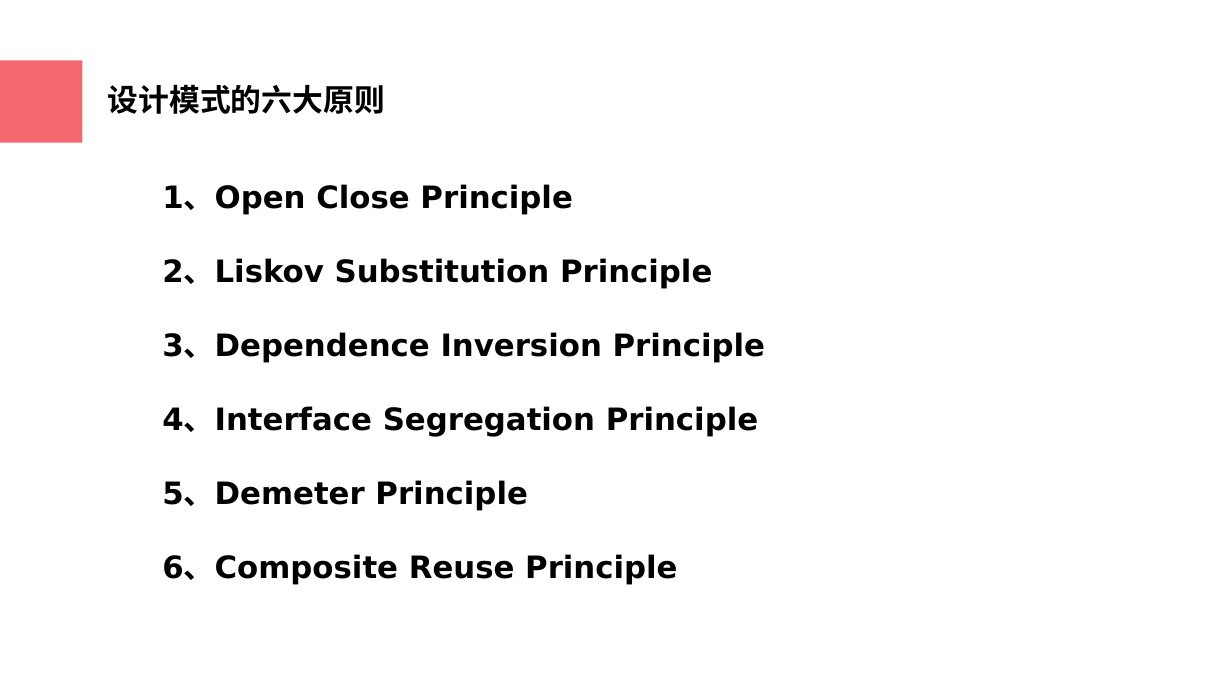
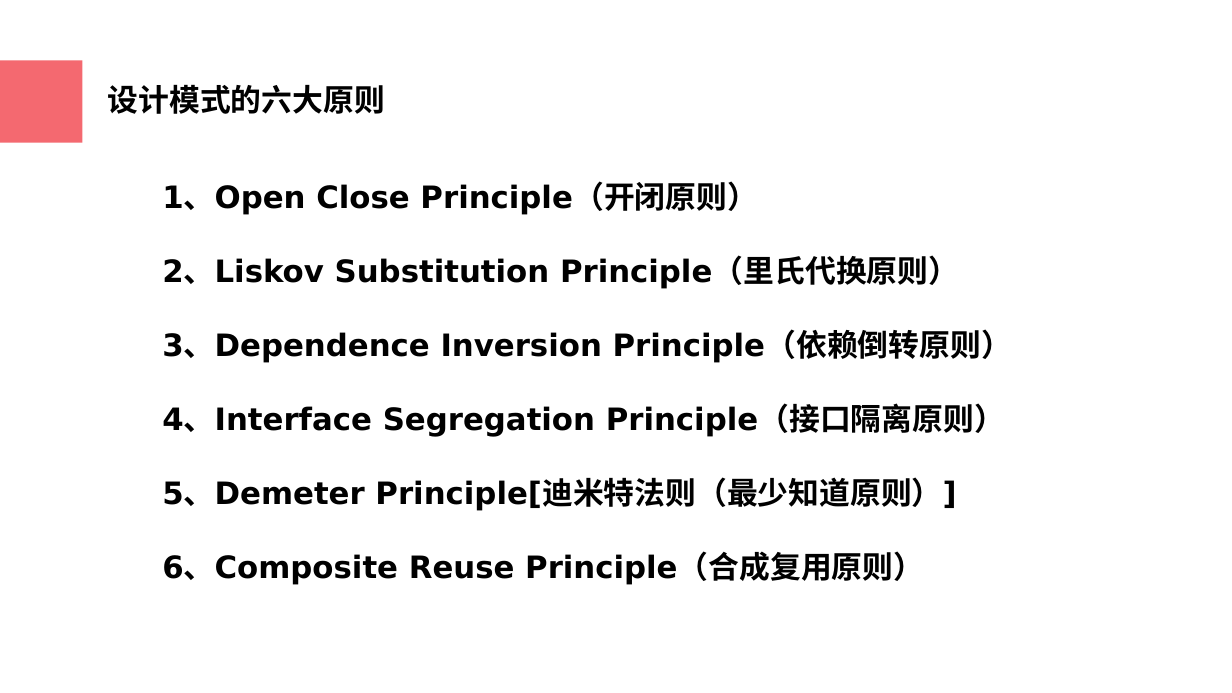
Before and after one commit to XpreeYU/design-mode, a slide deck: slide 4 of design mode.pptx (slide 3 before the commit). Drawn at 1232x693 pixels with LibreOffice and Linux fonts; fonts in the diff are those of the drawing; background and template pictures are left out. Boxes give left, top, right and bottom in pixels: in the first picture for what was removed or moved away, otherwise in the second. Text is boxed around its words. In the diff, an @@ line names an element or a change of style, - is before the commit and + after.

Commit message:
modify ppt

```diff
--- a/design mode.pptx
+++ b/design mode.pptx
@@ text at [162, 183, 1012, 585]: text changed @@
-1、Open Close Principle
-2、Liskov Substitution Principle
-3、Dependence Inversion Principle
-4、Interface Segregation Principle
-5、Demeter Principle
-6、Composite Reuse Principle
+1、Open Close Principle（开闭原则）
+2、Liskov Substitution Principle（里氏代换原则）
+3、Dependence Inversion Principle（依赖倒转原则）
+4、Interface Segregation Principle（接口隔离原则）
+5、Demeter Principle[迪米特法则（最少知道原则）]
+6、Composite Reuse Principle（合成复用原则）
```
Also in this commit, not shown: 6 other slides changed, 1 slide added, 1 slide removed.
